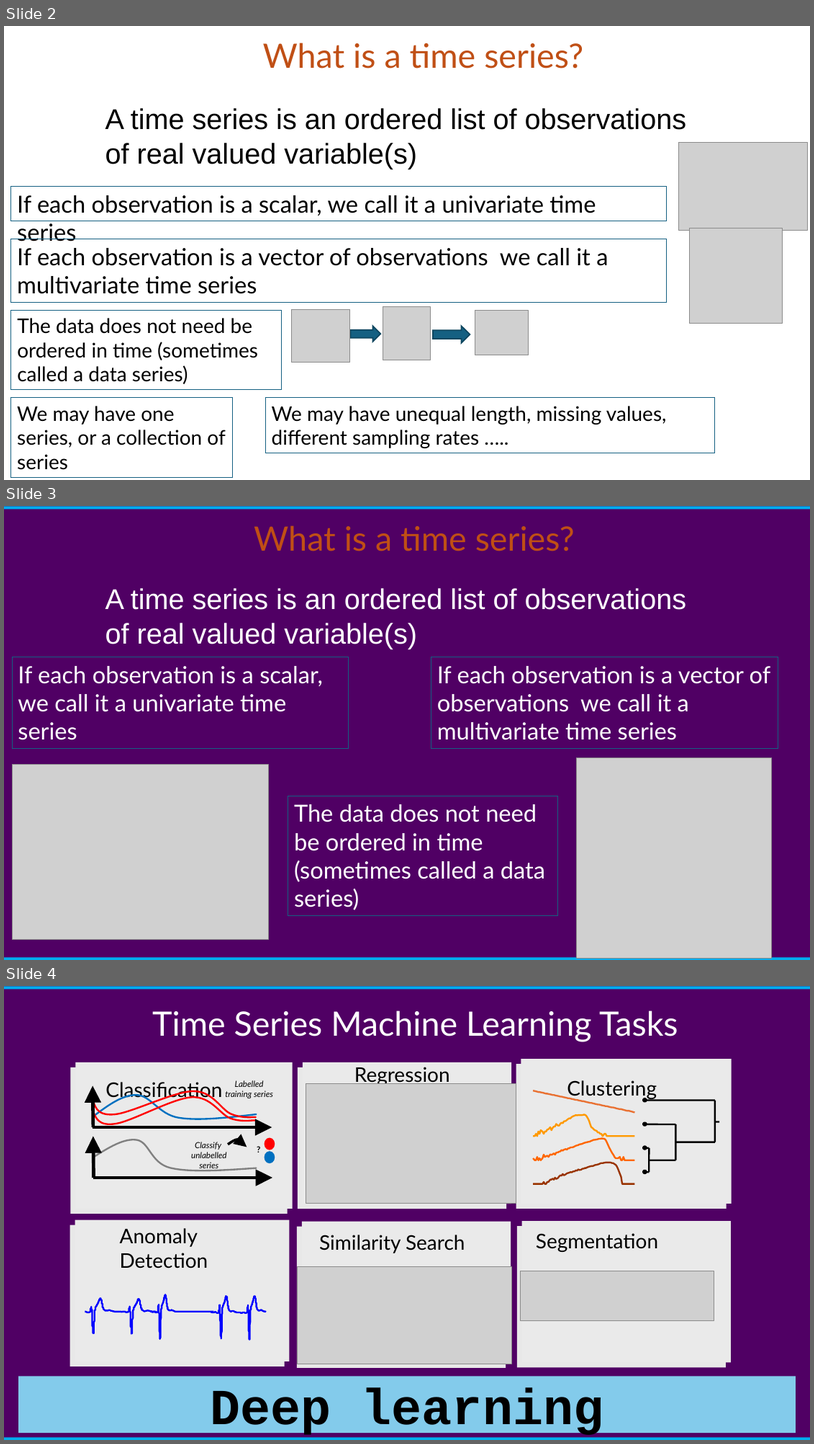
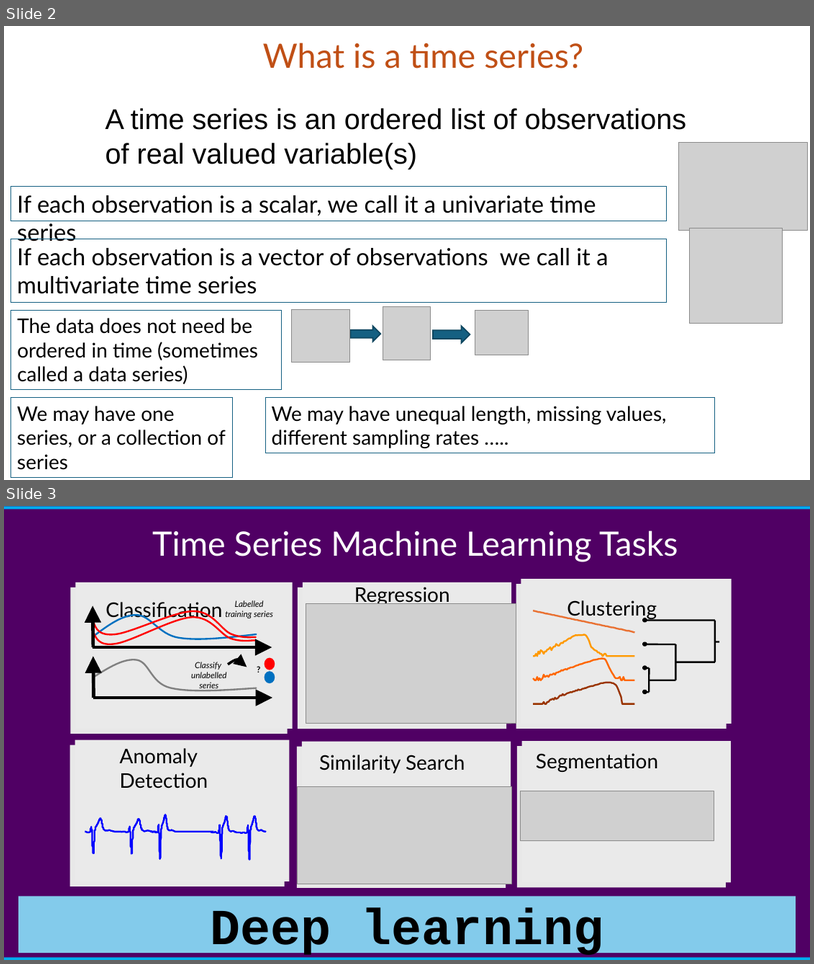
Before and after one commit to aeon-toolkit/aeon-tutorials, a slide deck: ECML-2024/Slides/part1_introduction.pptx. Shown one above the other, each under a label of ours: slides 2, 3 and 4 before the commit, slides 2 and 3 after it. The pictures are 814x1444 and 814x964 pixels, drawn with LibreOffice and Linux fonts; fonts in the diff are those of the drawing; grey boxes stand for pictures. Boxes give left, top, right and bottom in pixels: in the first picture for what was removed or moved away, otherwise in the second. Text is boxed around its words. In the diff, an @@ line names an element or a change of style, - is before the commit and + after.

```diff
--- a/ECML-2024/Slides/part1_introduction.pptx
+++ b/ECML-2024/Slides/part1_introduction.pptx
@@ slide 3 removed at <box>4,506,810,960</box>, background #FFFFFF; not listed: 3 template elements that a slide beside it also shows @@
@@ title removed at <box>254,526,575,551</box> @@
-What is a time series?
@@ text removed at <box>106,588,687,649</box> @@
-A time series is an ordered list of observations of real valued variable(s)
@@ rectangle removed at <box>12,656,349,748</box> @@
-If each observation is a scalar, we call it a univariate time series
@@ rectangle removed at <box>432,656,779,748</box> @@
-If each observation is a vector of observations we call it a multivariate time series
@@ picture removed at <box>12,764,268,939</box> @@
@@ picture removed at <box>577,758,772,958</box> @@
@@ rectangle removed at <box>288,795,558,916</box> @@
-The data does not need be ordered in time (sometimes called a data series)
@@ what was slide 4 is now slide 3 @@
```
Also in this commit, not shown: 2 slides changed, 2 other files.
